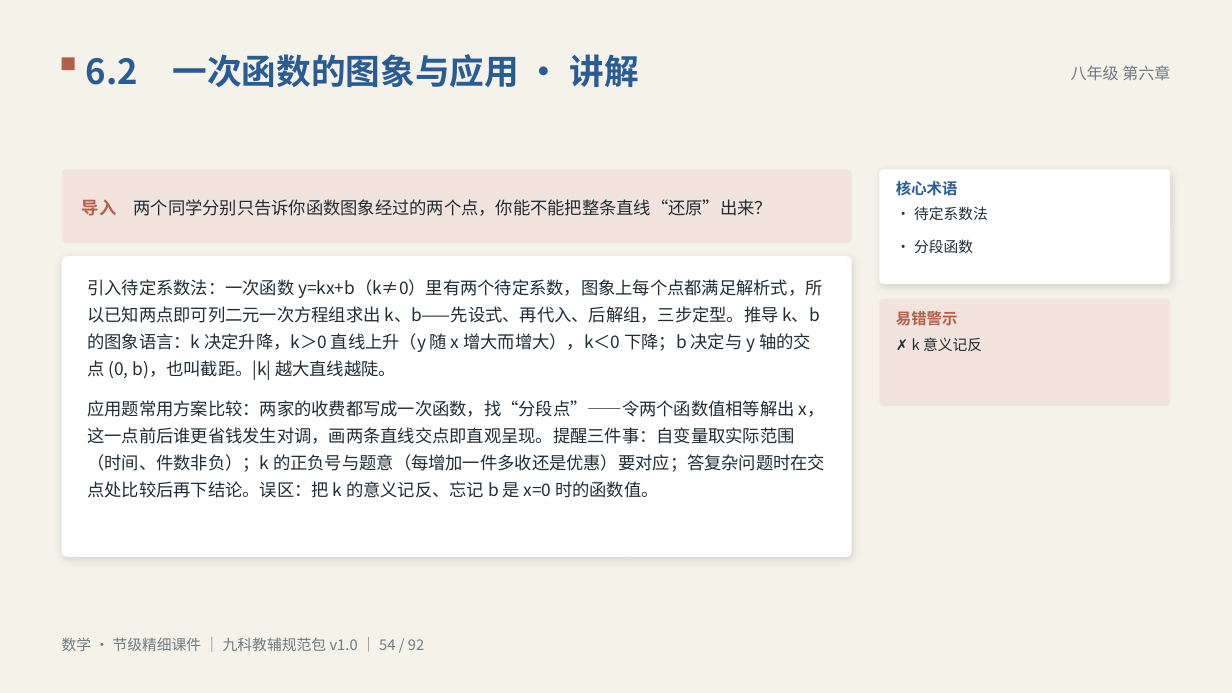
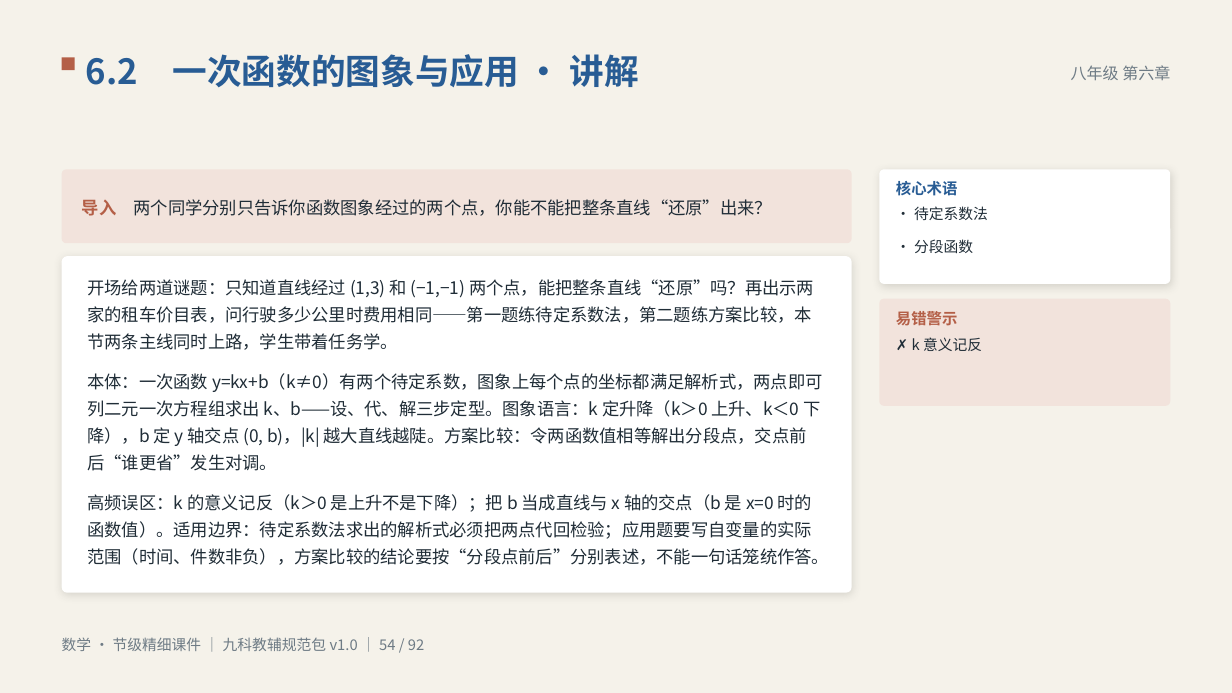
Before and after one commit to vimalinx/jiajiao-courseware, a slide deck: slide 54 of pptx/数学·节级精细讲解课件.pptx. Drawn at 1232x693 pixels with LibreOffice and Linux fonts; fonts in the diff are those of the drawing. Boxes give left, top, right and bottom in pixels: in the first picture for what was removed or moved away, otherwise in the second. Text is boxed around its words. In the diff, an @@ line names an element or a change of style, - is before the commit and + after.

```diff
--- a/pptx/数学·节级精细讲解课件.pptx
+++ b/pptx/数学·节级精细讲解课件.pptx
@@ rounded rectangle: place and size @@
-rounded rectangle at [62, 256, 852, 556]
+rounded rectangle at [62, 256, 852, 592]
@@ rounded rectangle at [62, 256, 852, 592]: proportions changed @@
@@ text at [87, 279, 829, 565]: text changed @@
-引入待定系数法：一次函数 y=kx+b（k≠0）里有两个待定系数，图象上每个点都满足解析式，所以已知两点即可列二元一次方程组求出 k、b——先设式、再代入、后解组，三步定型。推导 k、b 的图象语言：k 决定升降，k＞0 直线上升（y 随 x 增大而增大），k＜0 下降；b 决定与 y 轴的交点 (0, b)，也叫截距。|k| 越大直线越陡。
-应用题常用方案比较：两家的收费都写成一次函数，找“分段点”——令两个函数值相等解出 x，这一点前后谁更省钱发生对调，画两条直线交点即直观呈现。提醒三件事：自变量取实际范围（时间、件数非负）；k 的正负号与题意（每增加一件多收还是优惠）要对应；答复杂问题时在交点处比较后再下结论。误区：把 k 的意义记反、忘记 b 是 x=0 时的函数值。
+开场给两道谜题：只知道直线经过 (1,3) 和 (−1,−1) 两个点，能把整条直线“还原”吗？再出示两家的租车价目表，问行驶多少公里时费用相同——第一题练待定系数法，第二题练方案比较，本节两条主线同时上路，学生带着任务学。
+本体：一次函数 y=kx+b（k≠0）有两个待定系数，图象上每个点的坐标都满足解析式，两点即可列二元一次方程组求出 k、b——设、代、解三步定型。图象语言：k 定升降（k＞0 上升、k＜0 下降），b 定 y 轴交点 (0, b)，|k| 越大直线越陡。方案比较：令两函数值相等解出分段点，交点前后“谁更省”发生对调。
+高频误区：k 的意义记反（k＞0 是上升不是下降）；把 b 当成直线与 x 轴的交点（b 是 x=0 时的函数值）。适用边界：待定系数法求出的解析式必须把两点代回检验；应用题要写自变量的实际范围（时间、件数非负），方案比较的结论要按“分段点前后”分别表述，不能一句话笼统作答。
```
Also in this commit, not shown: 37 other slides changed, 34 other files.
